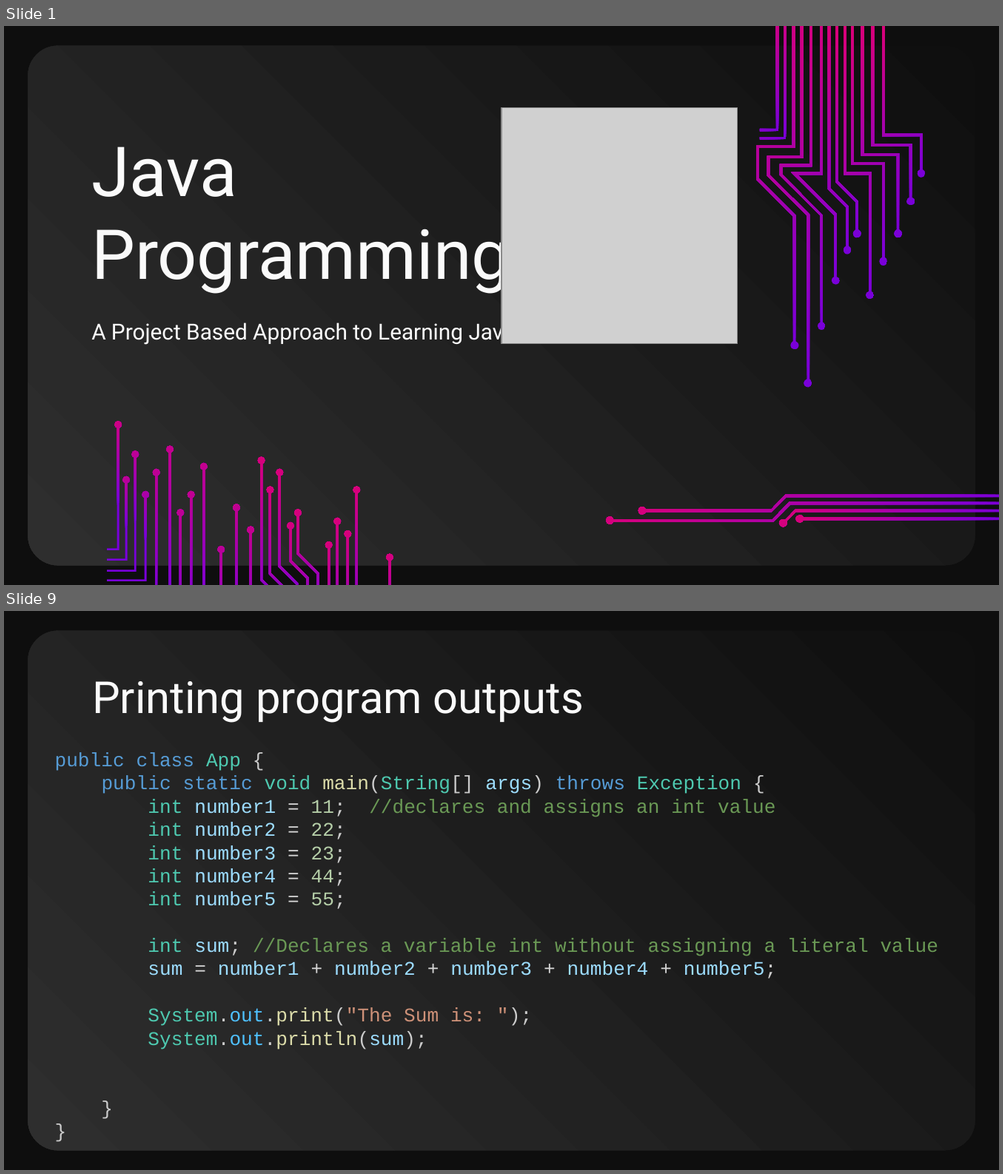
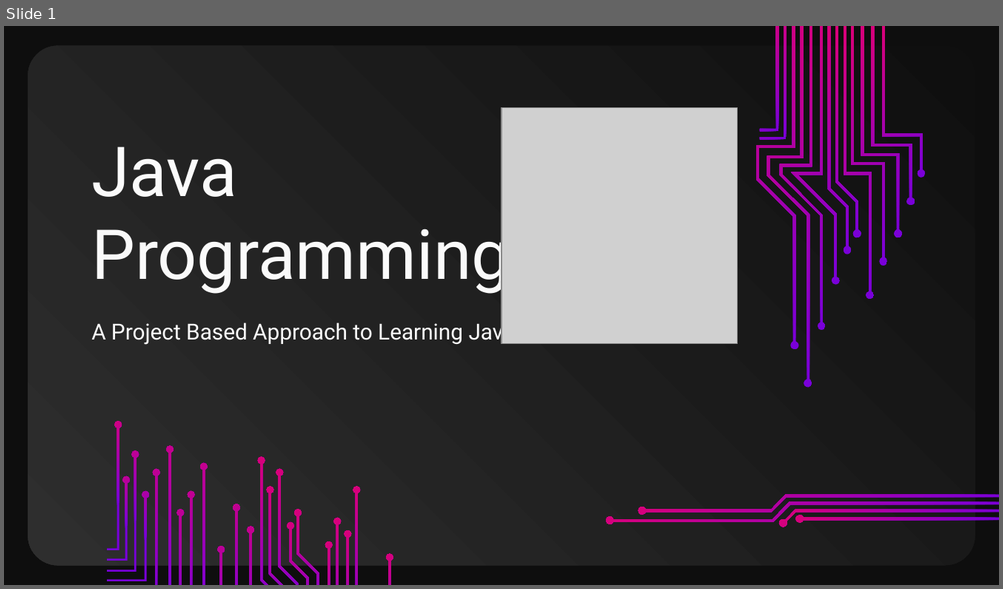
Before and after one commit to CompSci-120-LHHS/cs120mainclass, a slide deck: 001_Course_Lectures/02_UNIT1_Input.pptx. Shown one above the other, each under a label of ours: slides 1 and 9 before the commit, slide 1 after it; the slides between them are not shown. The pictures are 1003x1174 and 1003x589 pixels, drawn with LibreOffice and Linux fonts; fonts in the diff are those of the drawing; grey boxes stand for pictures. Boxes give left, top, right and bottom in pixels: in the first picture for what was removed or moved away, otherwise in the second. Text is boxed around its words. In the diff, an @@ line names an element or a change of style, - is before the commit and + after.

```diff
--- a/001_Course_Lectures/02_UNIT1_Input.pptx
+++ b/001_Course_Lectures/02_UNIT1_Input.pptx
@@ slide 9 removed at [4, 611, 999, 1170], background #0E0E0E; not listed: 1 template element that a slide beside it also shows @@
@@ title removed at [92, 681, 583, 723] @@
-Printing program outputs
@@ text removed at [55, 753, 938, 1050] @@
-public class App {
-public static void main(String[] args) throws Exception {
-int number1 = 11; //declares and assigns an int value
-int number2 = 22;
-int number3 = 23;
-int number4 = 44;
-int number5 = 55;
-int sum; //Declares a variable int without assigning a literal value
-sum = number1 + number2 + number3 + number4 + number5;
-System.out.print("The Sum is: ");
-System.out.println(sum);
-}
-}
```
Also in this commit, not shown: 3 slides added, 14 other slides removed, 20 other files.
